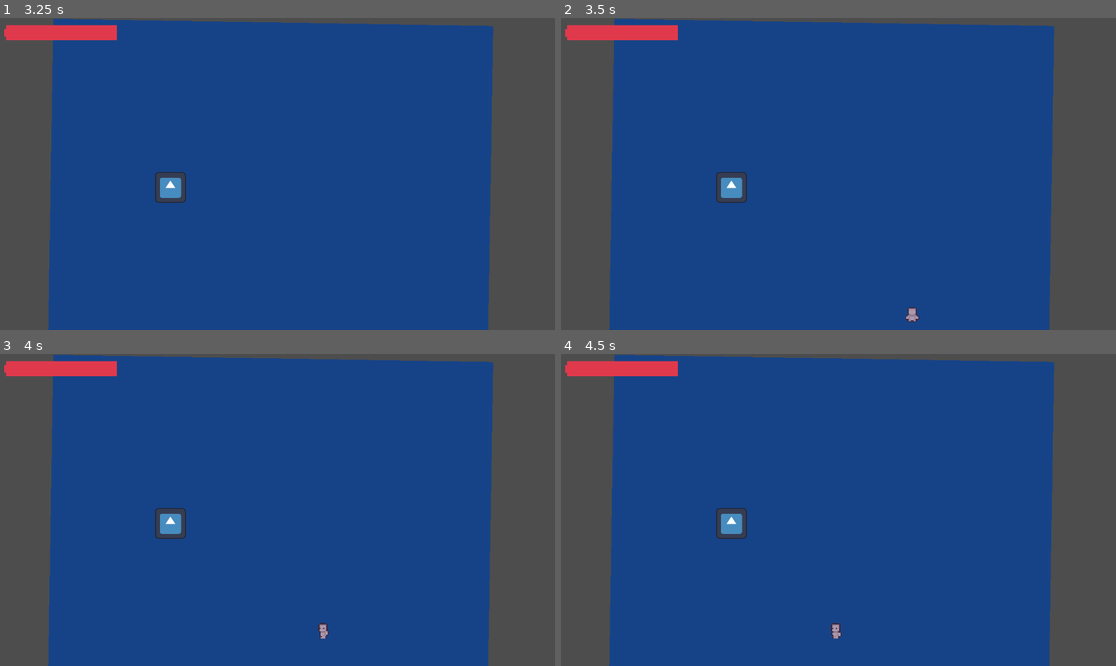
Above: before the commit, frames 1-4 (two rows, left to right).
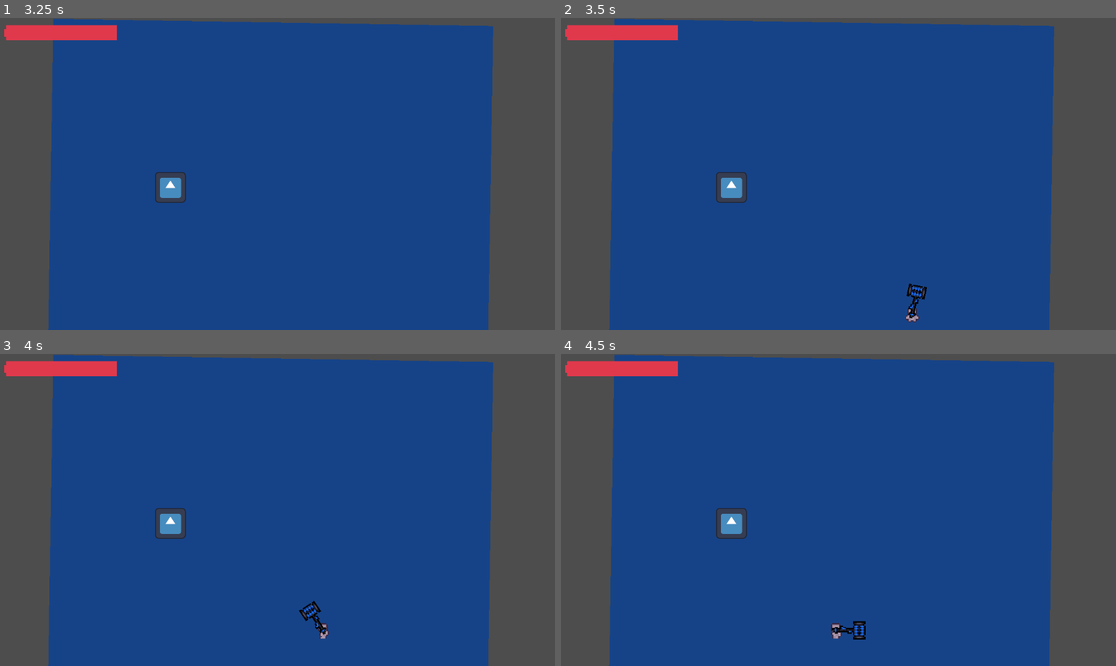
Above: after the commit, the same moments.

Repository: MettallicOnyx/Boss-Rush-Jam-Project
Game: Godot game, scene res://scenes/boss_rush_jam.tscn
Same seed, same stepped clock (60 frames per second), same inputs: the game is played once before the commit and once after it. The engine's default icon, where the game draws it, is replaced by a stand-in: a white triangle on a blue panel in a dark square.
Inputs (mouse positions are in pixels of both pictures, inside the frame that each line leads up to):
- Up to frame 1 (3.25 s): tap Enter (ui_accept) at 0.5, 0.77, 1.52, 3.02 s; move the mouse to (399, 158) at 0.52 s; hold D (right) 0.53-1.28 s; click (399, 158) at 0.6 s; move the mouse to (166, 189) at 1.27 s; hold S (down) 1.28-2.03 s; tap E (ability) at 1.35 s; click (166, 189) at 1.55 s; move the mouse to (333, 105) at 2.02 s; hold D (right) 2.03-2.78 s; click (333, 105) at 2.1 s; move the mouse to (249, 236) at 2.77 s; hold W (up) from 2.78 s (still down); tap F (swap_weapon) at 2.85 s; click (249, 236) at 3.05 s
- Up to frame 2 (3.5 s): keep holding W (up)
- Up to frame 3 (4 s): move the mouse to (444, 556) at 3.52 s; release W (up) at 3.53 s; hold A (left) from 3.53 s (still down); hold Q from 3.53 s (still down); tap Enter (ui_accept) at 3.77 s; click (444, 556) at 3.8 s
- Up to frame 4 (4.5 s): keep holding A (left); move the mouse to (672, 463) at 4.27 s; release Q at 4.28 s; tap Space at 4.35 s

Frame 1 is identical in both runs. In frame 2, 0.2% of the frame differs, in the area x 62-66%, y 85-97%; in frame 3, 0.2%, in the area x 53-59%, y 79-90%; in frame 4, 0.2%.

Commit message:
Melee Attack

Diff:
--- a/scenes/UI/health_bar.tscn
+++ b/scenes/UI/health_bar.tscn
@@ -1,6 +1,6 @@
 [gd_scene load_steps=3 format=3 uid="uid://b4v3g0v1f62js"]
 
-[ext_resource type="Texture2D" uid="uid://wrgplqc2xl6w" path="res://assets/healthbar_placeholder.png" id="1_ydagk"]
+[ext_resource type="Texture2D" uid="uid://wrgplqc2xl6w" path="res://assets/UI/healthbar_placeholder.png" id="1_ydagk"]
 [ext_resource type="Script" path="res://scripts/UI/health_bar.gd" id="2_63xjp"]
 
 [node name="Health Bar" type="TextureProgressBar"]
--- a/scenes/boss_rush_jam.tscn
+++ b/scenes/boss_rush_jam.tscn
@@ -2,8 +2,8 @@
 
 [ext_resource type="PackedScene" uid="uid://dmneubwiq5xqt" path="res://scenes/player/player.tscn" id="1_o0p3x"]
 [ext_resource type="PackedScene" uid="uid://b4v3g0v1f62js" path="res://scenes/UI/health_bar.tscn" id="1_sh5up"]
-[ext_resource type="PackedScene" uid="uid://cgvsdd6olgjj4" path="res://scenes/weapons/gun.tscn" id="2_6aj4j"]
-[ext_resource type="Texture2D" uid="uid://cayll74qwdeg6" path="res://assets/Tileset1.png" id="2_jxsl0"]
+[ext_resource type="PackedScene" uid="uid://bgqvneeqe3raq" path="res://scenes/weapons/gun.tscn" id="2_6aj4j"]
+[ext_resource type="Texture2D" uid="uid://cayll74qwdeg6" path="res://assets/Tilesets/Tileset1.png" id="2_jxsl0"]
 [ext_resource type="Script" path="res://scripts/UI/main_camera.gd" id="4_xtxtq"]
 [ext_resource type="PackedScene" uid="uid://bl8bb40p2xmqn" path="res://scenes/enemies/test_dummy.tscn" id="5_b4dyp"]
 [ext_resource type="PackedScene" uid="uid://pd2x0370tjpy" path="res://scenes/weapons/melee.tscn" id="5_w01p5"]
@@ -85,6 +85,7 @@
 
 [node name="Gun" parent="Player" instance=ExtResource("2_6aj4j")]
 position = Vector2(0.511621, 2.57774)
+rotation = -4.46638e-06
 
 [node name="Melee" parent="Player" instance=ExtResource("5_w01p5")]
 
--- a/scenes/player/player.tscn
+++ b/scenes/player/player.tscn
@@ -1,7 +1,7 @@
 [gd_scene load_steps=26 format=3 uid="uid://dmneubwiq5xqt"]
 
 [ext_resource type="Script" path="res://scripts/player/player.gd" id="1_lloie"]
-[ext_resource type="Texture2D" uid="uid://di1783c0ov3ki" path="res://assets/Prototype_Character.png" id="2_ume8b"]
+[ext_resource type="Texture2D" uid="uid://di1783c0ov3ki" path="res://assets/Player/Prototype_Character.png" id="2_ume8b"]
 [ext_resource type="Script" path="res://scripts/components/hitbox_component.gd" id="3_m87rb"]
 [ext_resource type="Script" path="res://scripts/components/health_component.gd" id="4_q8as4"]
 
--- a/scenes/weapons/bullet.tscn
+++ b/scenes/weapons/bullet.tscn
@@ -1,7 +1,7 @@
 [gd_scene load_steps=5 format=3 uid="uid://1axvg13pjl4v"]
 
 [ext_resource type="Script" path="res://scripts/weapons/bullet.gd" id="1_dw7te"]
-[ext_resource type="Texture2D" uid="uid://cjpv08vt8nv0v" path="res://assets/basic_projectile.png" id="2_0cvnp"]
+[ext_resource type="Texture2D" uid="uid://cjpv08vt8nv0v" path="res://assets/Weapons/basic_projectile.png" id="2_0cvnp"]
 [ext_resource type="PackedScene" uid="uid://8hb22l51i2pm" path="res://scenes/components/attack_component.tscn" id="3_0643m"]
 
 [sub_resource type="CircleShape2D" id="CircleShape2D_yk7mh"]
--- a/scenes/weapons/gun.tscn
+++ b/scenes/weapons/gun.tscn
@@ -1,6 +1,6 @@
-[gd_scene load_steps=4 format=3 uid="uid://cgvsdd6olgjj4"]
+[gd_scene load_steps=4 format=3 uid="uid://bgqvneeqe3raq"]
 
-[ext_resource type="Texture2D" uid="uid://birdashiotb4p" path="res://assets/free-guns-pixel-art/Sniper-rifle-1-scoped.png" id="1_1ghbu"]
+[ext_resource type="Texture2D" uid="uid://birdashiotb4p" path="res://assets/Weapons/free-guns-pixel-art/Sniper-rifle-1-scoped.png" id="1_1ghbu"]
 [ext_resource type="Script" path="res://scripts/weapons/gun.gd" id="1_6t3aw"]
 [ext_resource type="AudioStream" uid="uid://ciomggm76xpa2" path="res://assets/SFX/player_gunshot.mp3" id="3_5svgy"]
 
--- a/scenes/weapons/melee.tscn
+++ b/scenes/weapons/melee.tscn
@@ -1,3 +1,26 @@
-[gd_scene format=3 uid="uid://pd2x0370tjpy"]
+[gd_scene load_steps=5 format=3 uid="uid://pd2x0370tjpy"]
 
-[node name="Melee" type="Node2D"]
+[ext_resource type="Texture2D" uid="uid://b3eycr2b2bsjt" path="res://assets/Weapons/melee placeholder.png" id="1_h4cf3"]
+[ext_resource type="Script" path="res://scripts/weapons/melee.gd" id="1_jw3v4"]
+[ext_resource type="PackedScene" uid="uid://8hb22l51i2pm" path="res://scenes/components/attack_component.tscn" id="3_g5qi7"]
+
+[sub_resource type="RectangleShape2D" id="RectangleShape2D_ote3o"]
+size = Vector2(10.75, 15)
+
+[node name="Melee" type="Node2D" node_paths=PackedStringArray("attack_component")]
+script = ExtResource("1_jw3v4")
+attack_component = NodePath("attack_component")
+
+[node name="Sprite2D" type="Sprite2D" parent="."]
+position = Vector2(11, 0)
+scale = Vector2(0.4, 0.4)
+texture = ExtResource("1_h4cf3")
+
+[node name="attack_component" parent="." instance=ExtResource("3_g5qi7")]
+collision_layer = 8
+collision_mask = 4
+attack = 40
+
+[node name="CollisionShape2D" type="CollisionShape2D" parent="attack_component"]
+position = Vector2(20, 0)
+shape = SubResource("RectangleShape2D_ote3o")
--- a/scripts/UI/health_bar.gd
+++ b/scripts/UI/health_bar.gd
@@ -1,15 +1,15 @@
 extends TextureProgressBar
 
 @export var player: Player
-var playerHealth: HealthComponent
+var player_health: HealthComponent
 
 func _ready() -> void:
-	playerHealth = player.health_component
-	max_value = playerHealth.health;
+	player_health = player.health_component
+	max_value = player_health.health;
 
 func _process(_delta: float) -> void:
-	if playerHealth != null:
-		value = playerHealth.health
+	if player_health != null:
+		value = player_health.health
 		return
 
 	get_tree().quit() # closes game (for now)
--- a/scripts/weapons/bullet.gd
+++ b/scripts/weapons/bullet.gd
@@ -4,8 +4,6 @@
 
 const SPEED: int = 1000
 
-var damage: int #inherits of gun
-
 func _process(delta: float) -> void:
 	position += transform.x * SPEED * delta
 
--- a/scripts/weapons/gun.gd
+++ b/scripts/weapons/gun.gd
@@ -7,8 +7,6 @@
 @onready var muzzle: Marker2D = $Marker2D
 @onready var player: CharacterBody2D = $".."
 @onready var gunshot: AudioStreamPlayer2D = $Gunshot
-
-var damage: int = 5
 
 var recoil_strength: float = 300.0
 
@@ -30,7 +28,6 @@
 		player.velocity = Vector2.ZERO
 		var bullet_instance = BULLET.instantiate()
 		get_tree().root.add_child(bullet_instance)
-		bullet_instance.damage = damage
 		bullet_instance.global_position = muzzle.global_position
 		bullet_instance.rotation = rotation
 		gunshot.play()
--- /dev/null
+++ b/scripts/weapons/melee.gd
@@ -0,0 +1,51 @@
+extends Node2D
+
+var player: Player
+@export var attack_component: AttackComponent
+@export var damage_time: float = 0.3
+
+var is_spinning : bool = false
+var spin_speed: float = 4;
+var elapsed: float = 0.0
+
+var weapon_rotation: float
+
+var can_hit: bool = false
+
+func _ready() -> void:
+	player = get_parent()
+	attack_component.process_mode = Node.PROCESS_MODE_DISABLED
+
+func _physics_process(delta: float) -> void:
+	if !can_hit && !is_spinning:
+		look_at(player.position - player.velocity)
+
+	if is_spinning:
+		spin_move(delta)
+
+func _input(_event: InputEvent) -> void:
+	if Input.is_action_just_pressed("shoot"):
+		weapon_rotation = rotation
+		is_spinning = true;
+
+
+func attack() -> void:
+	can_hit = true
+	rotation -= PI
+
+	attack_component.process_mode = Node.PROCESS_MODE_INHERIT
+	await get_tree().create_timer(damage_time).timeout
+	attack_component.process_mode = Node.PROCESS_MODE_DISABLED
+	rotation = weapon_rotation
+	can_hit = false
+
+func spin_move(delta: float):
+	rotation = lerp_angle(weapon_rotation,weapon_rotation + 360, elapsed);
+
+	elapsed += delta * spin_speed
+
+	if elapsed >= 3.5:
+		is_spinning = false
+		rotation = weapon_rotation
+		elapsed = 0
+		attack()
Renamed: assets/DecorativeObjects 16x16.png -> assets/Decoration/DecorativeObjects 16x16.png
Not shown, added: assets/Decoration/DecorativeObjects 16x16.png.import
Not shown, removed: assets/DecorativeObjects 16x16.png.import
Not shown, removed: assets/DungeonStarter.png.import
Renamed: assets/Prototype_Character.png -> assets/Player/Prototype_Character.png
Not shown, added: assets/Player/Prototype_Character.png.import
Not shown, removed: assets/Prototype_Character.png.import
Not shown, removed: assets/Tileset1.png.import
Renamed: assets/DungeonStarter.png -> assets/Tilesets/DungeonStarter.png
Not shown, added: assets/Tilesets/DungeonStarter.png.import
Renamed: assets/Tileset1.png -> assets/Tilesets/Tileset1.png
Not shown, added: assets/Tilesets/Tileset1.png.import
(and 156 more such lines)
